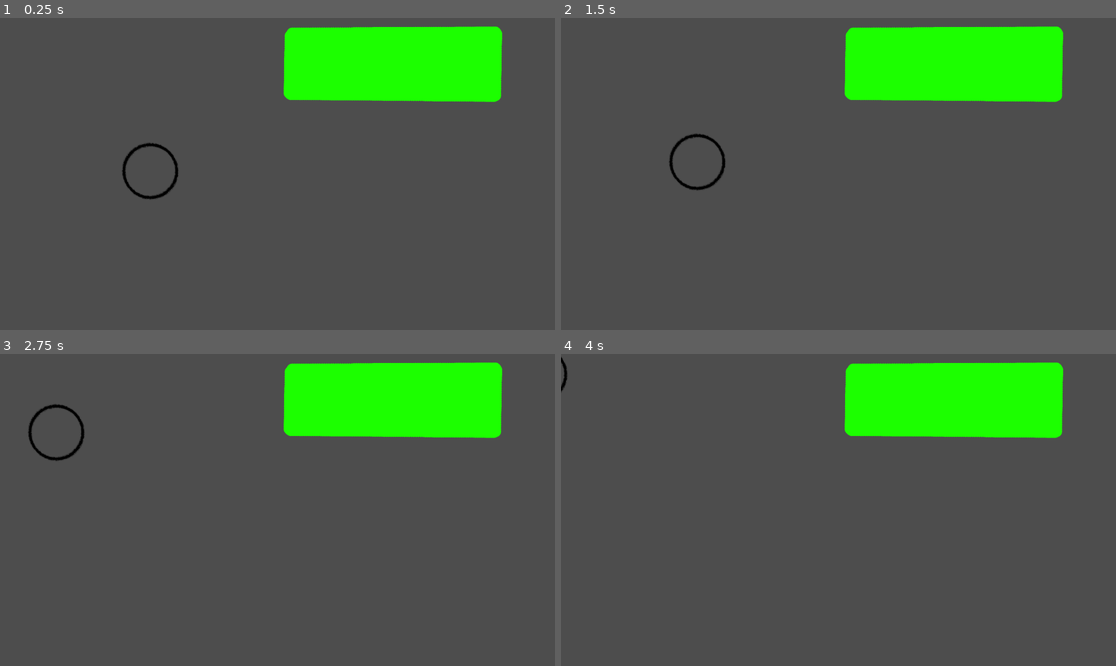
Above: before the commit, frames 1-4 (two rows, left to right).
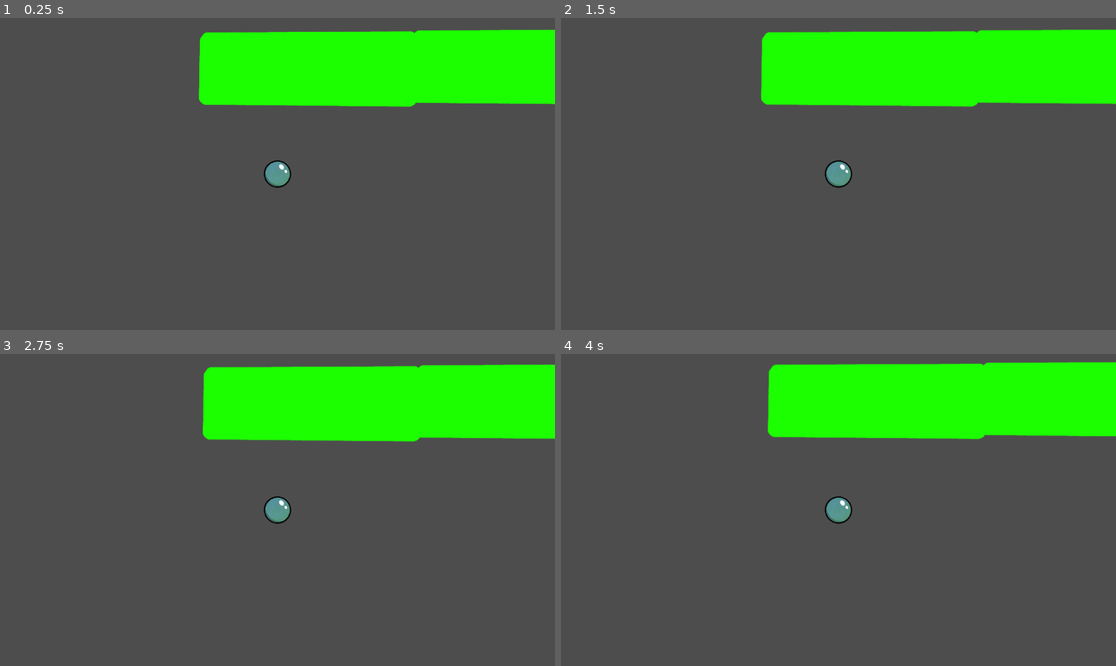
Above: after the commit, the same moments.

Repository: skincrawl/gamejam_test
Game: Godot game, scene res://Scenes/level.tscn
The game is run twice, just before and just after one commit, with the same random seed, the same clock (stepped at 60 frames per second) and the same inputs. Before the commit the project starts from res://Scenes/game.tscn.
Inputs (mouse positions are in pixels of both pictures, inside the frame that each line leads up to):
- Up to frame 1 (0.25 s): no input
- Up to frame 2 (1.5 s): tap Enter at 0.5 s; move the mouse to (960, 158) at 0.52 s; press the mouse at (960, 158) at 0.53 s; move the mouse to (727, 189) at 1.27 s; release the mouse at (727, 189) at 1.28 s; click (727, 189) at 1.35 s
- Up to frame 3 (2.75 s): move the mouse to (333, 441) at 2.02 s; press the mouse at (333, 441) at 2.03 s
- Up to frame 4 (4 s): move the mouse to (810, 572) at 2.77 s; release the mouse at (810, 572) at 2.78 s; click (810, 572) at 2.85 s; move the mouse to (1005, 556) at 3.52 s; press the mouse at (1005, 556) at 3.53 s

The runs differ from the first frame. In frame 1, 7.7% of the frame differs, in the area x 22-100%, y 2-59%; in frame 2, 7.6%; in frame 3, 7.3%; in frame 4, 6.4%.

Commit message:
Goal and collision
Added a goal, win screen and lose screen, with placeholder graphics

Made it so colliding makes you lose

Made a tiny demo level

Diff:
--- a/gamejam_2025_bubble/Scenes/bubbles.tscn
+++ b/gamejam_2025_bubble/Scenes/bubbles.tscn
@@ -1,14 +1,28 @@
-[gd_scene load_steps=6 format=3 uid="uid://bjqgn8eaev75p"]
+[gd_scene load_steps=11 format=3 uid="uid://bjqgn8eaev75p"]
 
 [ext_resource type="Script" path="res://Scripts/bubbles.gd" id="1_hivhj"]
 [ext_resource type="Texture2D" uid="uid://bl2w81x8qxwpi" path="res://Assets/Art/Bubble128.png" id="2_ntofy"]
+[ext_resource type="Texture2D" uid="uid://c4mgs6y8y43he" path="res://Assets/Art/ActualBubble_Sheet.png" id="3_w0ptm"]
+[ext_resource type="Texture2D" uid="uid://cuxs0jdep2tjs" path="res://Assets/Art/BubbleBGTexture.png" id="4_k04fe"]
 
 [sub_resource type="CircleShape2D" id="CircleShape2D_t1ttk"]
-radius = 52.0
+radius = 25.02
 
 [sub_resource type="AtlasTexture" id="AtlasTexture_uqfqc"]
 atlas = ExtResource("2_ntofy")
 region = Rect2(0, 0, 128, 128)
+
+[sub_resource type="AtlasTexture" id="AtlasTexture_r65vc"]
+atlas = ExtResource("3_w0ptm")
+region = Rect2(0, 0, 128, 128)
+
+[sub_resource type="AtlasTexture" id="AtlasTexture_mytr1"]
+atlas = ExtResource("3_w0ptm")
+region = Rect2(128, 0, 128, 128)
+
+[sub_resource type="AtlasTexture" id="AtlasTexture_7232g"]
+atlas = ExtResource("3_w0ptm")
+region = Rect2(256, 0, 128, 128)
 
 [sub_resource type="SpriteFrames" id="SpriteFrames_qw7yh"]
 animations = [{
@@ -18,6 +32,20 @@
 }],
 "loop": true,
 "name": &"default",
+"speed": 5.0
+}, {
+"frames": [{
+"duration": 1.0,
+"texture": SubResource("AtlasTexture_r65vc")
+}, {
+"duration": 1.0,
+"texture": SubResource("AtlasTexture_mytr1")
+}, {
+"duration": 1.0,
+"texture": SubResource("AtlasTexture_7232g")
+}],
+"loop": true,
+"name": &"rolling",
 "speed": 5.0
 }]
 
@@ -30,5 +58,13 @@
 shape = SubResource("CircleShape2D_t1ttk")
 
 [node name="AnimatedSprite2D" type="AnimatedSprite2D" parent="."]
-texture_filter = 1
+scale = Vector2(0.5, 0.5)
 sprite_frames = SubResource("SpriteFrames_qw7yh")
+animation = &"rolling"
+
+[node name="bubble_bg_Sprite" type="Sprite2D" parent="."]
+z_index = -1
+scale = Vector2(0.5, 0.5)
+texture = ExtResource("4_k04fe")
+
+[node name="Camera2D" type="Camera2D" parent="."]
--- a/gamejam_2025_bubble/Scenes/game.tscn
+++ /dev/null
@@ -1,12 +0,0 @@
-[gd_scene load_steps=3 format=3 uid="uid://djjt8ypwl2hcj"]
-
-[ext_resource type="PackedScene" uid="uid://cyrnm4f53gk0a" path="res://Scenes/wall.tscn" id="1_6girk"]
-[ext_resource type="PackedScene" uid="uid://bjqgn8eaev75p" path="res://Scenes/bubbles.tscn" id="2_wgd0a"]
-
-[node name="game" type="Node2D"]
-
-[node name="wall" parent="." instance=ExtResource("1_6girk")]
-position = Vector2(809, 91)
-
-[node name="bubbles" parent="." instance=ExtResource("2_wgd0a")]
-position = Vector2(312, 318)
--- /dev/null
+++ b/gamejam_2025_bubble/Scenes/goal.tscn
@@ -0,0 +1,20 @@
+[gd_scene load_steps=4 format=3 uid="uid://c4h04nltkk8mx"]
+
+[ext_resource type="Texture2D" uid="uid://31selnv4ukkq" path="res://Assets/Art/goal_temp.png" id="1_bn2qr"]
+[ext_resource type="Script" path="res://Scripts/goal.gd" id="1_twwxx"]
+
+[sub_resource type="RectangleShape2D" id="RectangleShape2D_5mrya"]
+size = Vector2(222, 227)
+
+[node name="goal" type="Area2D"]
+collision_mask = 2
+script = ExtResource("1_twwxx")
+
+[node name="Sprite2D" type="Sprite2D" parent="."]
+texture = ExtResource("1_bn2qr")
+
+[node name="CollisionShape2D" type="CollisionShape2D" parent="."]
+position = Vector2(-15, 56.5)
+shape = SubResource("RectangleShape2D_5mrya")
+
+[connection signal="body_entered" from="." to="." method="_on_body_entered"]
--- /dev/null
+++ b/gamejam_2025_bubble/Scenes/level.tscn
@@ -0,0 +1,71 @@
+[gd_scene load_steps=7 format=3 uid="uid://djjt8ypwl2hcj"]
+
+[ext_resource type="Script" path="res://Scripts/level.gd" id="1_etyro"]
+[ext_resource type="PackedScene" uid="uid://cyrnm4f53gk0a" path="res://Scenes/wall.tscn" id="1_tmsxg"]
+[ext_resource type="PackedScene" uid="uid://bjqgn8eaev75p" path="res://Scenes/bubbles.tscn" id="2_12vdd"]
+[ext_resource type="PackedScene" uid="uid://c4h04nltkk8mx" path="res://Scenes/goal.tscn" id="3_ot183"]
+[ext_resource type="Texture2D" uid="uid://1w1c41sg8wr1" path="res://Assets/Art/lose_text.png" id="5_gt1ue"]
+
+[sub_resource type="TileSet" id="TileSet_1hxkd"]
+tile_size = Vector2i(128, 128)
+
+[node name="level" type="Node2D"]
+script = ExtResource("1_etyro")
+
+[node name="Bubbles" parent="." instance=ExtResource("2_12vdd")]
+position = Vector2(312, 318)
+
+[node name="wall" parent="." instance=ExtResource("1_tmsxg")]
+position = Vector2(809, 91)
+
+[node name="wall8" parent="." instance=ExtResource("1_tmsxg")]
+position = Vector2(1279, 74)
+
+[node name="wall2" parent="." instance=ExtResource("1_tmsxg")]
+position = Vector2(369, 95)
+
+[node name="wall3" parent="." instance=ExtResource("1_tmsxg")]
+position = Vector2(309, 726)
+
+[node name="wall4" parent="." instance=ExtResource("1_tmsxg")]
+position = Vector2(773, 735)
+
+[node name="wall5" parent="." instance=ExtResource("1_tmsxg")]
+position = Vector2(1252, 739)
+
+[node name="wall6" parent="." instance=ExtResource("1_tmsxg")]
+position = Vector2(1596, 601)
+rotation = -1.61196
+
+[node name="wall7" parent="." instance=ExtResource("1_tmsxg")]
+position = Vector2(1579, 131)
+rotation = -1.61196
+
+[node name="TileMapLayer" type="TileMapLayer" parent="."]
+tile_set = SubResource("TileSet_1hxkd")
+
+[node name="spawn_pos" type="Marker2D" parent="."]
+
+[node name="goal" parent="." instance=ExtResource("3_ot183")]
+position = Vector2(1352, 321)
+
+[node name="CanvasLayer" type="CanvasLayer" parent="."]
+
+[node name="lose_text" type="TextureRect" parent="CanvasLayer"]
+visible = false
+z_index = 5
+offset_left = -258.0
+offset_top = -83.0
+offset_right = 1662.01
+offset_bottom = 997.0
+scale = Vector2(0.685, 0.685)
+texture = ExtResource("5_gt1ue")
+
+[node name="lose_bg" type="ColorRect" parent="CanvasLayer"]
+visible = false
+z_index = -5
+offset_left = 9.0
+offset_top = 9.0
+offset_right = 523.0
+offset_bottom = 294.0
+color = Color(0, 0, 0, 1)
--- a/gamejam_2025_bubble/Scenes/wall.tscn
+++ b/gamejam_2025_bubble/Scenes/wall.tscn
@@ -1,11 +1,14 @@
-[gd_scene load_steps=3 format=3 uid="uid://cyrnm4f53gk0a"]
+[gd_scene load_steps=4 format=3 uid="uid://cyrnm4f53gk0a"]
 
+[ext_resource type="Script" path="res://Scripts/wall.gd" id="1_76c7k"]
 [ext_resource type="Texture2D" uid="uid://cghmn7nxbdh48" path="res://Assets/Art/wall.png" id="1_pf774"]
 
 [sub_resource type="RectangleShape2D" id="RectangleShape2D_0ryac"]
 size = Vector2(449, 152)
 
-[node name="wall" type="StaticBody2D"]
+[node name="wall" type="Area2D"]
+collision_mask = 2
+script = ExtResource("1_76c7k")
 
 [node name="CollisionShape2D" type="CollisionShape2D" parent="."]
 position = Vector2(5.5, 5)
@@ -14,3 +17,5 @@
 [node name="Sprite2D" type="Sprite2D" parent="."]
 texture = ExtResource("1_pf774")
 metadata/_edit_lock_ = true
+
+[connection signal="body_entered" from="." to="." method="_on_body_entered"]
--- /dev/null
+++ b/gamejam_2025_bubble/Scenes/win_screen.tscn
@@ -0,0 +1,10 @@
+[gd_scene load_steps=2 format=3 uid="uid://b1nk0of7fw0au"]
+
+[ext_resource type="Texture2D" uid="uid://cvr0v85pmymh1" path="res://Assets/Art/win_screen_temp.png" id="1_j6q8t"]
+
+[node name="win_screen" type="Node2D"]
+
+[node name="Sprite2D" type="Sprite2D" parent="."]
+position = Vector2(580, 320)
+scale = Vector2(0.598958, 0.598148)
+texture = ExtResource("1_j6q8t")
--- a/gamejam_2025_bubble/Scripts/bubbles.gd
+++ b/gamejam_2025_bubble/Scripts/bubbles.gd
@@ -3,7 +3,12 @@
 class_name Bubbles
 
 
-const MAX_BLOW_STRENGTH:float = 100.0
+const MAX_BLOW_STRENGTH:float = 1500.0
+
+
+func _ready() -> void:
+	$AnimatedSprite2D.play("rolling")
+	name = "Bubbles"
 
 
 func _process(_delta:float) -> void:
@@ -13,19 +18,23 @@
 		return
 
 	var screen_size:Vector2 = DisplayServer.window_get_size()
+	var screen_middle:Vector2 = 0.5 * screen_size
 	var mouse_pos:Vector2 = get_viewport().get_mouse_position()
 	mouse_pos = clamp(mouse_pos, Vector2.ZERO, screen_size)
 
-	var dir:Vector2 = position - mouse_pos
+	var dir:Vector2 = screen_middle - mouse_pos
 
-	var monkey_distance:float = mouse_pos.distance_to(global_position) - $CollisionShape2D.shape.radius
+	var monkey_distance:float = max(0, mouse_pos.distance_to(screen_middle) - $CollisionShape2D.shape.radius)
+
+	# print("monkey distance: ", monkey_distance)
 
 	var force:Vector2
-	var distance_attenuation:float = 1.0
+	var distance_attenuation:float = 0.0
 
 	if monkey_distance > 1.0:
-		distance_attenuation = 100.0 / monkey_distance
+		distance_attenuation = 1.0 / monkey_distance
 
+	# force = monkey_distance * dir.normalized() * distance_attenuation
 	force = MAX_BLOW_STRENGTH * dir.normalized() * distance_attenuation
 
 	# print("force strength: ", force.length())
--- /dev/null
+++ b/gamejam_2025_bubble/Scripts/globals.gd
@@ -0,0 +1,3 @@
+extends Node
+
+var level:Level
--- /dev/null
+++ b/gamejam_2025_bubble/Scripts/goal.gd
@@ -0,0 +1,9 @@
+extends Area2D
+
+
+
+func _on_body_entered(_body: Node2D) -> void:
+
+	if _body.name == "Bubbles":
+
+		get_tree().change_scene_to_file.call_deferred("res://Scenes/win_screen.tscn")
--- /dev/null
+++ b/gamejam_2025_bubble/Scripts/level.gd
@@ -0,0 +1,19 @@
+extends Node2D
+
+class_name Level
+
+
+func _ready() -> void:
+
+	Globals.level = self
+
+	$CanvasLayer/lose_text.hide()
+	$CanvasLayer/lose_bg.hide()
+	$CanvasLayer/lose_bg.size = DisplayServer.window_get_size()
+
+
+func hit_wall() -> void:
+
+	$Bubbles.freeze = true
+	$CanvasLayer/lose_text.show()
+	$CanvasLayer/lose_bg.show()
--- /dev/null
+++ b/gamejam_2025_bubble/Scripts/wall.gd
@@ -0,0 +1,7 @@
+extends Area2D
+
+
+
+func _on_body_entered(body: Node2D) -> void:
+
+	Globals.level.hit_wall()
--- a/gamejam_2025_bubble/project.godot
+++ b/gamejam_2025_bubble/project.godot
@@ -11,9 +11,13 @@
 [application]
 
 config/name="gamejam_2025_bubble"
-run/main_scene="res://Scenes/game.tscn"
+run/main_scene="res://Scenes/level.tscn"
 config/features=PackedStringArray("4.3", "Forward Plus")
 config/icon="res://icon.svg"
+
+[autoload]
+
+Globals="*res://Scripts/globals.gd"
 
 [input]
 
Binary file added: gamejam_2025_bubble/Assets/Art/ActualBubble_Sheet.png
Not shown, added: gamejam_2025_bubble/Assets/Art/ActualBubble_Sheet.png.import
Binary file added: gamejam_2025_bubble/Assets/Art/Banana_Sheet.png
Not shown, added: gamejam_2025_bubble/Assets/Art/Banana_Sheet.png.import
Binary file added: gamejam_2025_bubble/Assets/Art/BubbleBGTexture.png
Not shown, added: gamejam_2025_bubble/Assets/Art/BubbleBGTexture.png.import
Binary file added: gamejam_2025_bubble/Assets/Art/BubblesAction_Sheet.png
Not shown, added: gamejam_2025_bubble/Assets/Art/BubblesAction_Sheet.png.import
Binary file added: gamejam_2025_bubble/Assets/Art/goal_temp.png
Not shown, added: gamejam_2025_bubble/Assets/Art/goal_temp.png.import
Binary file added: gamejam_2025_bubble/Assets/Art/lose_text.png
Not shown, added: gamejam_2025_bubble/Assets/Art/lose_text.png.import
(and 3 more such lines)
